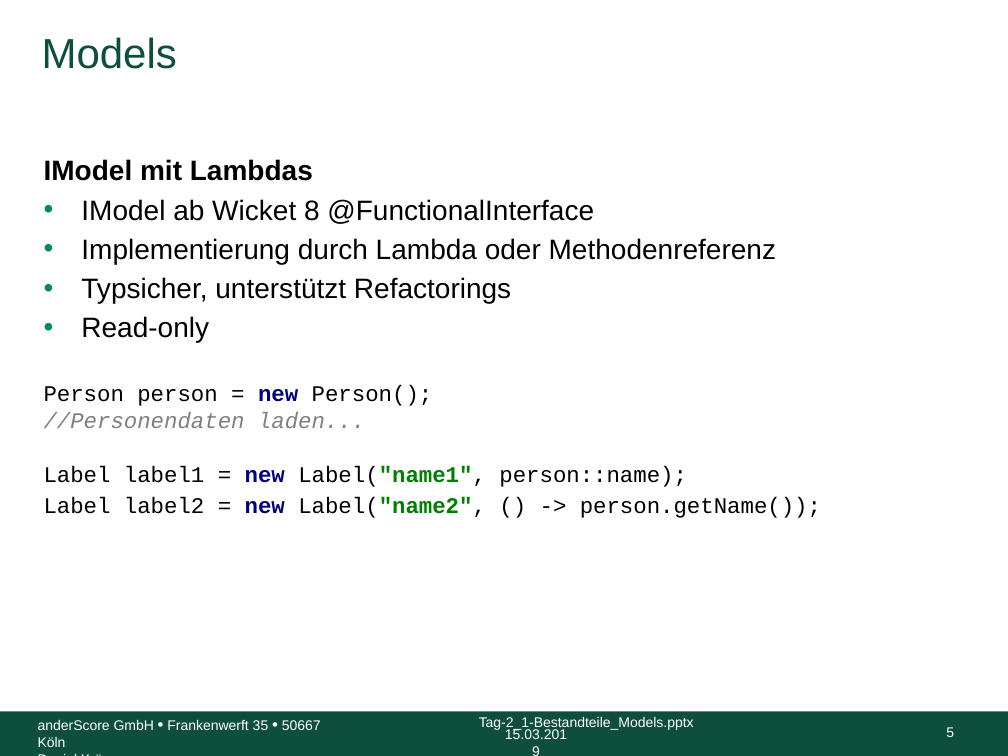
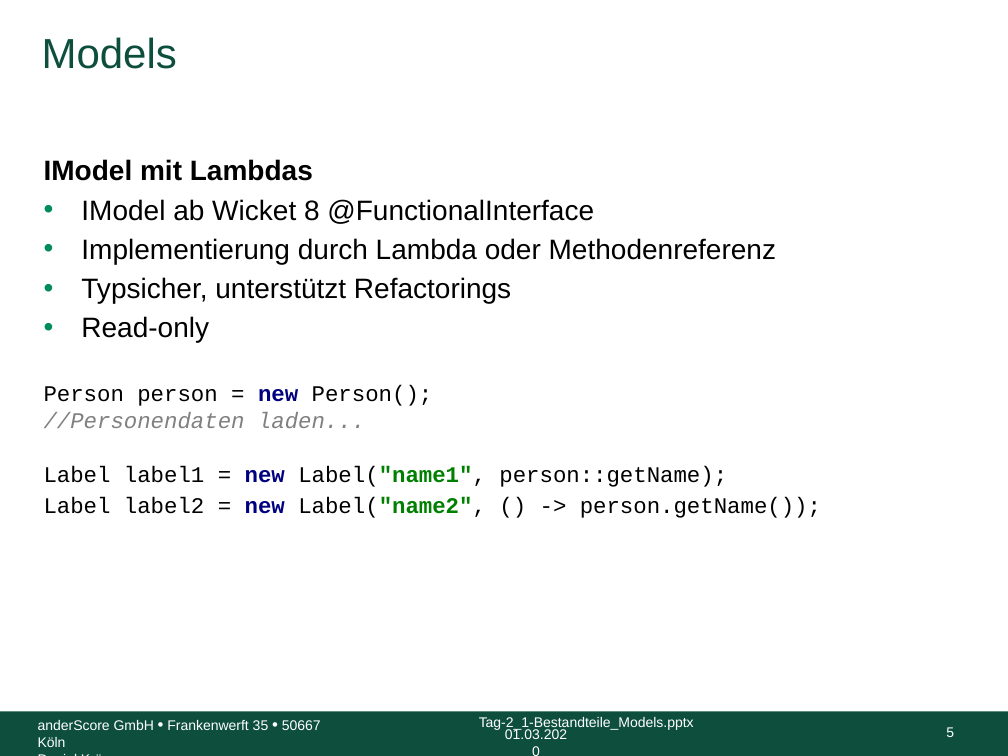
Before and after one commit to anderscore-gmbh/wicket-training, a slide deck: slide 5 of slides/Tag-2_1-Bestandteile_Models.pptx. Drawn at 1008x756 pixels with LibreOffice and Linux fonts; fonts in the diff are those of the drawing; background and template pictures are left out. Boxes give left, top, right and bottom in pixels: in the first picture for what was removed or moved away, otherwise in the second. Text is boxed around its words. In the diff, an @@ line names an element or a change of style, - is before the commit and + after.

```diff
--- a/slides/Tag-2_1-Bestandteile_Models.pptx
+++ b/slides/Tag-2_1-Bestandteile_Models.pptx
@@ text at [44,385,727,487]: text changed @@
-Person person = new Person();
-//Personendaten laden...
-Label label1 = new Label("name1", person::name);
+Person person = new Person();
+//Personendaten laden...
+Label label1 = new Label("name1", person::getName);
@@ text at [505,729,567,739]: text changed @@
-15.03.2019
+01.03.2020
```
Also in this commit, not shown: 12 other slides changed, 11 other files.
